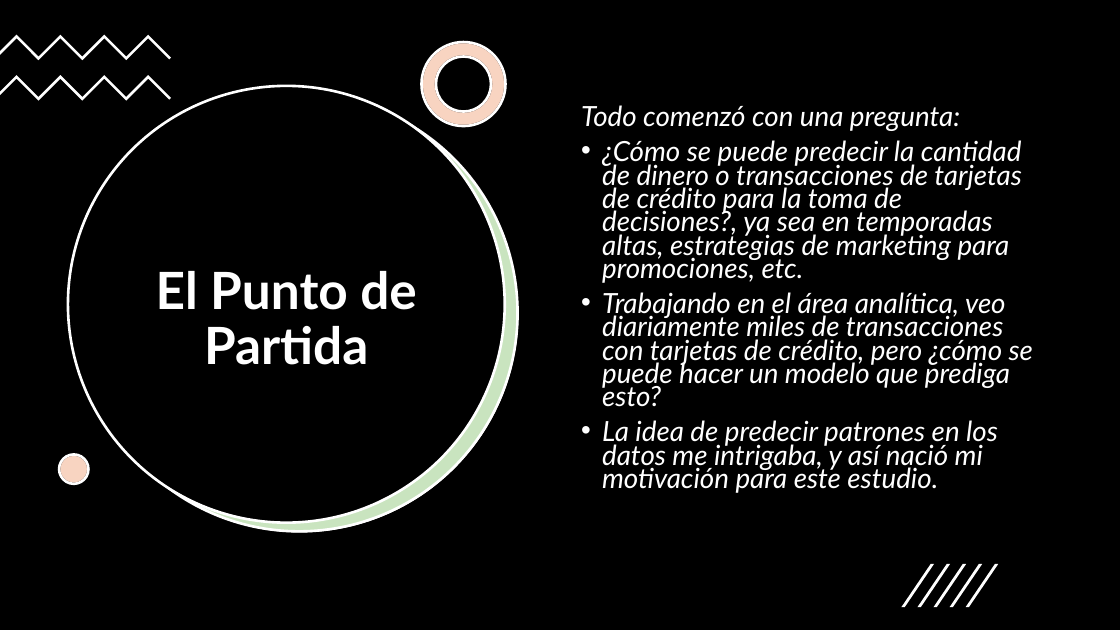
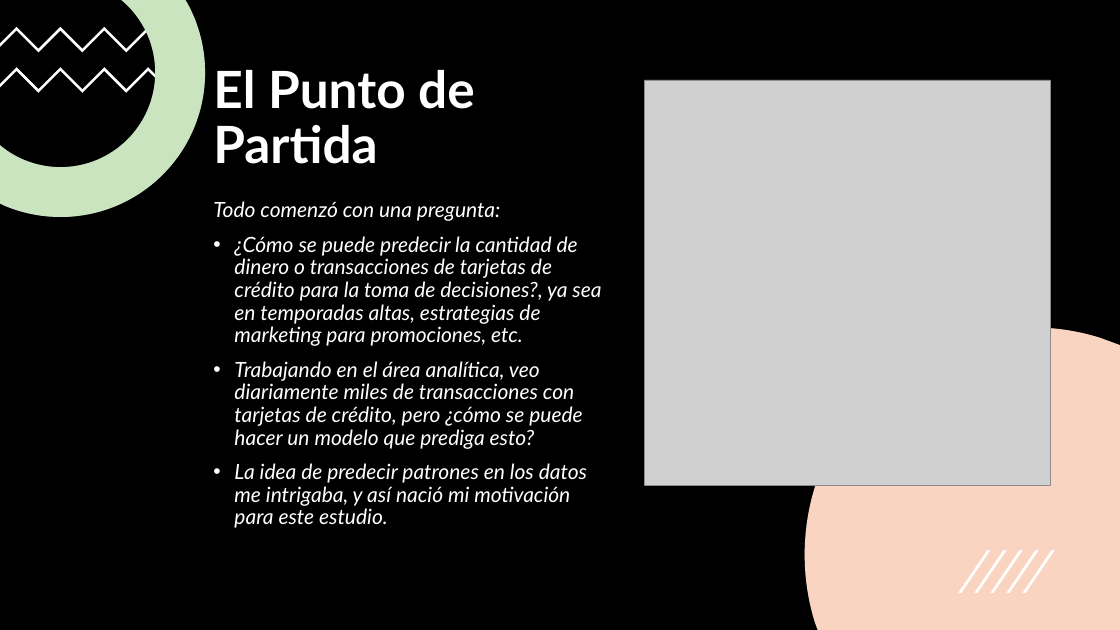
Before and after one commit to YexiCortez/Modelos_predictivos, a slide deck: slide 2 of Presentación proyecto final.pptx. Drawn at 1120x630 pixels with LibreOffice and Linux fonts; fonts in the diff are those of the drawing; grey boxes stand for pictures. Boxes give left, top, right and bottom in pixels: in the first picture for what was removed or moved away, otherwise in the second. Text is boxed around its words. In the diff, an @@ line names an element or a change of style, - is before the commit and + after.

```diff
--- a/Presentación proyecto final.pptx
+++ b/Presentación proyecto final.pptx
@@ freeform shape moved from (x1=0, y1=34, x2=171, y2=60) to (x1=0, y1=27, x2=171, y2=52) @@
@@ freeform shape added at (x1=0, y1=0, x2=205, y2=217), fill #FFFFFF @@
@@ freeform shape added at (x1=0, y1=0, x2=205, y2=217), fill #4EA72E at 30% opacity @@
@@ title "El Punto de Partida" moved from (x1=156, y1=271, x2=417, y2=365) to (x1=213, y1=70, x2=475, y2=164) @@
@@ title "El Punto de Partida" at (x1=213, y1=70, x2=475, y2=164): alignment centre to left; vertical alignment middle to bottom @@
@@ freeform shape removed at (x1=422, y1=42, x2=506, y2=126) @@
@@ freeform shape removed at (x1=422, y1=42, x2=506, y2=126) @@
@@ freeform shape moved from (x1=0, y1=75, x2=171, y2=100) to (x1=0, y1=67, x2=171, y2=92) @@
@@ ellipse removed at (x1=68, y1=86, x2=505, y2=523) @@
@@ picture added at (x1=645, y1=80, x2=1051, y2=486) @@
@@ ellipse removed at (x1=81, y1=95, x2=518, y2=532) @@
@@ ellipse removed at (x1=82, y1=96, x2=518, y2=533) @@
@@ text "Todo comenzó con una pregunta:" moved from (x1=581, y1=105, x2=1033, y2=493) to (x1=213, y1=201, x2=601, y2=528) @@
@@ text "Todo comenzó con una pregunta:" at (x1=213, y1=201, x2=601, y2=528): size 23.8 to 18 pt; line spacing 0.7 to 0.9 @@
@@ freeform shape added at (x1=805, y1=328, x2=1120, y2=630), fill #FFFFFF @@
@@ freeform shape added at (x1=805, y1=328, x2=1120, y2=630), fill #E97132 at 30% opacity @@
@@ ellipse removed at (x1=59, y1=455, x2=88, y2=484) @@
@@ ellipse removed at (x1=59, y1=455, x2=88, y2=484) @@
@@ freeform shape moved from (x1=949, y1=564, x2=982, y2=607) to (x1=958, y1=550, x2=991, y2=593) @@
@@ freeform shape moved from (x1=966, y1=564, x2=999, y2=607) to (x1=975, y1=550, x2=1007, y2=593) @@
@@ freeform shape moved from (x1=933, y1=564, x2=966, y2=607) to (x1=991, y1=550, x2=1023, y2=593) @@
@@ freeform shape moved from (x1=918, y1=564, x2=950, y2=607) to (x1=1007, y1=550, x2=1039, y2=593) @@
@@ freeform shape moved from (x1=902, y1=564, x2=934, y2=607) to (x1=1023, y1=550, x2=1055, y2=593) @@
```
Also in this commit, not shown: 3 other slides changed.
